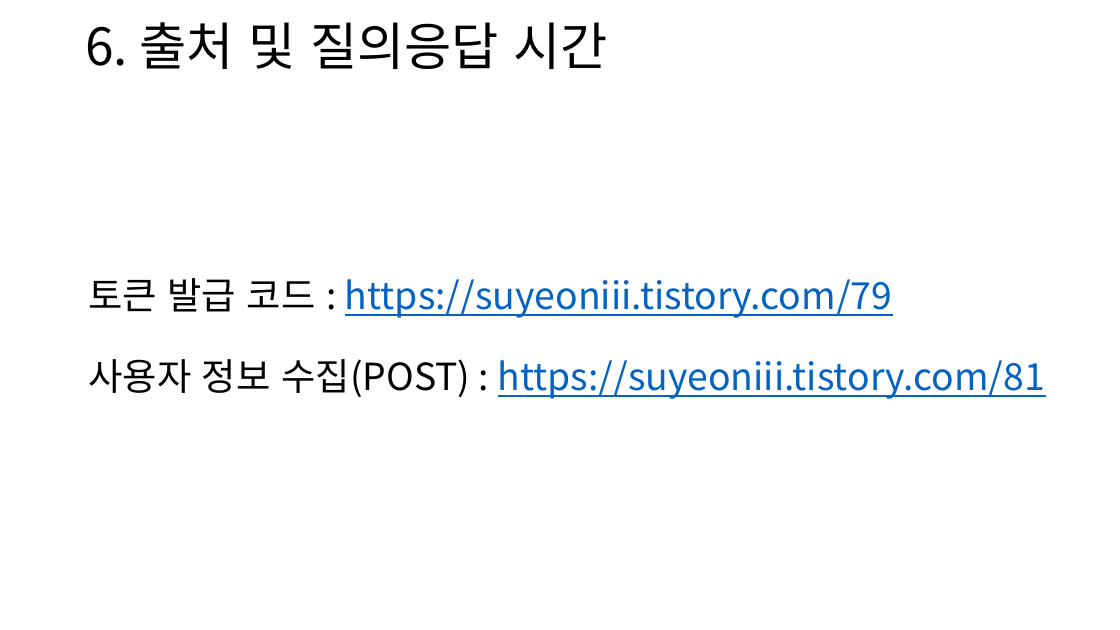
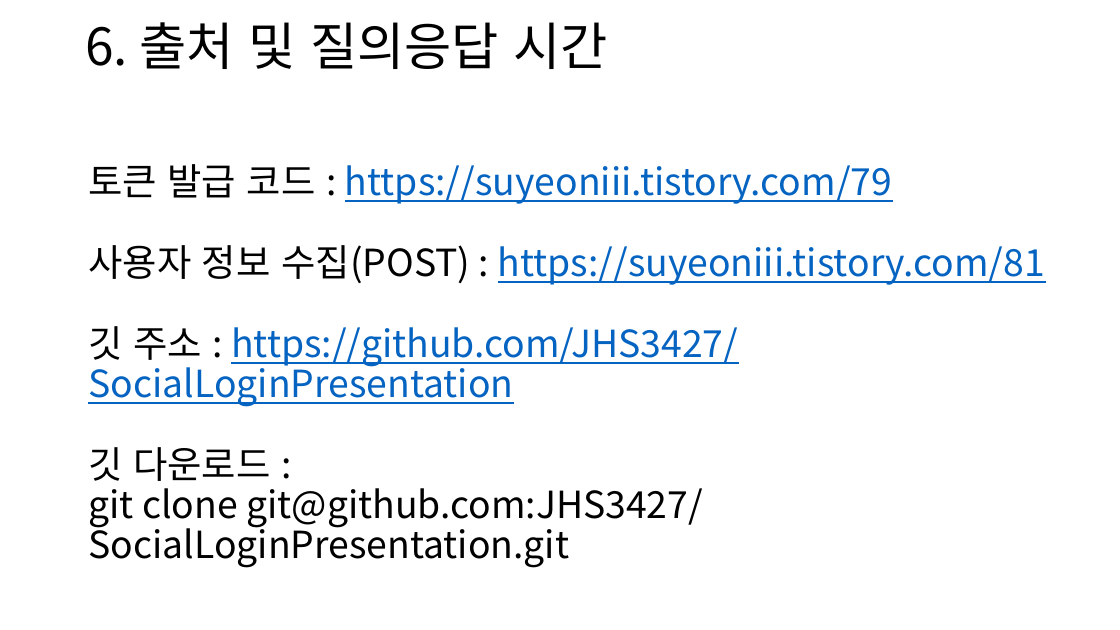
Before and after one commit to JHS3427/SocialLoginPresentation, a slide deck: slide 12 of 소셜 로그인 발표.pptx. Drawn at 1120x630 pixels with LibreOffice and Linux fonts; fonts in the diff are those of the drawing. Boxes give left, top, right and bottom in pixels: in the first picture for what was removed or moved away, otherwise in the second. Text is boxed around its words. In the diff, an @@ line names an element or a change of style, - is before the commit and + after.

Commit message:
JHS - 251113 - social login get JWT token, refresh OK, logOut button create

```diff
--- a/소셜 로그인 발표.pptx
+++ b/소셜 로그인 발표.pptx
@@ text "토큰 발급 코드 : https://suyeoniii.tistory.com/79" moved from (x1=88, y1=278, x2=1045, y2=399) to (x1=88, y1=164, x2=1045, y2=568) @@
@@ text at (x1=88, y1=326, x2=738, y2=568): paragraphs added @@
+깃 주소 : https://github.com/JHS3427/SocialLoginPresentation
+깃 다운로드 :
+git clone git@github.com:JHS3427/SocialLoginPresentation.git
```
Also in this commit, not shown: 1 other slide changed.
